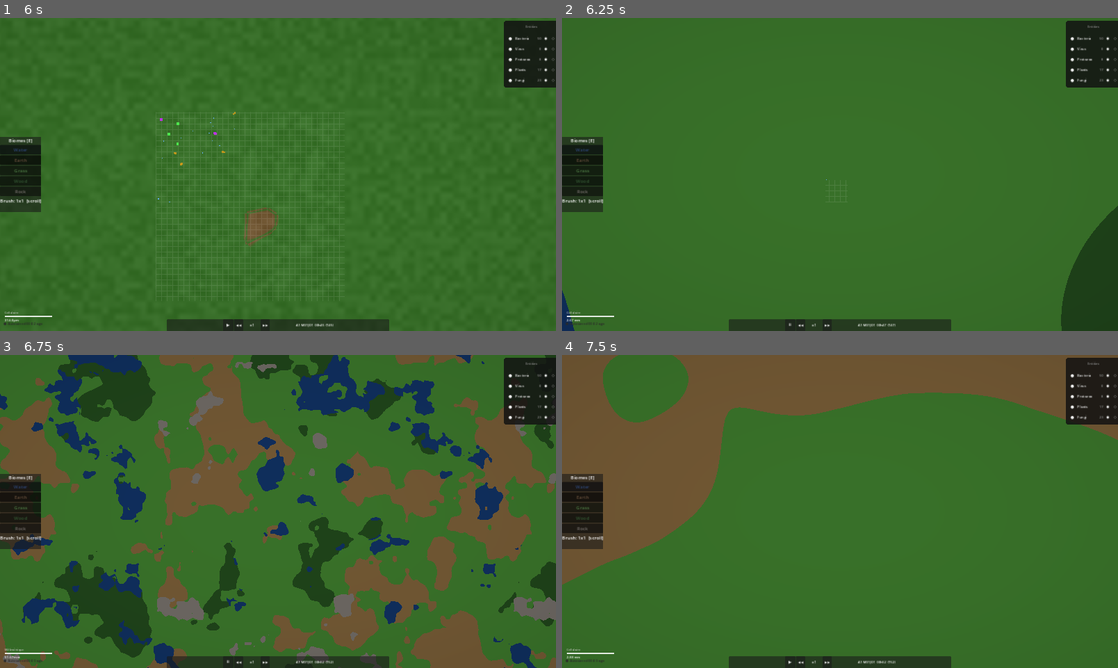
Above: before the commit, frames 1-4 (two rows, left to right).
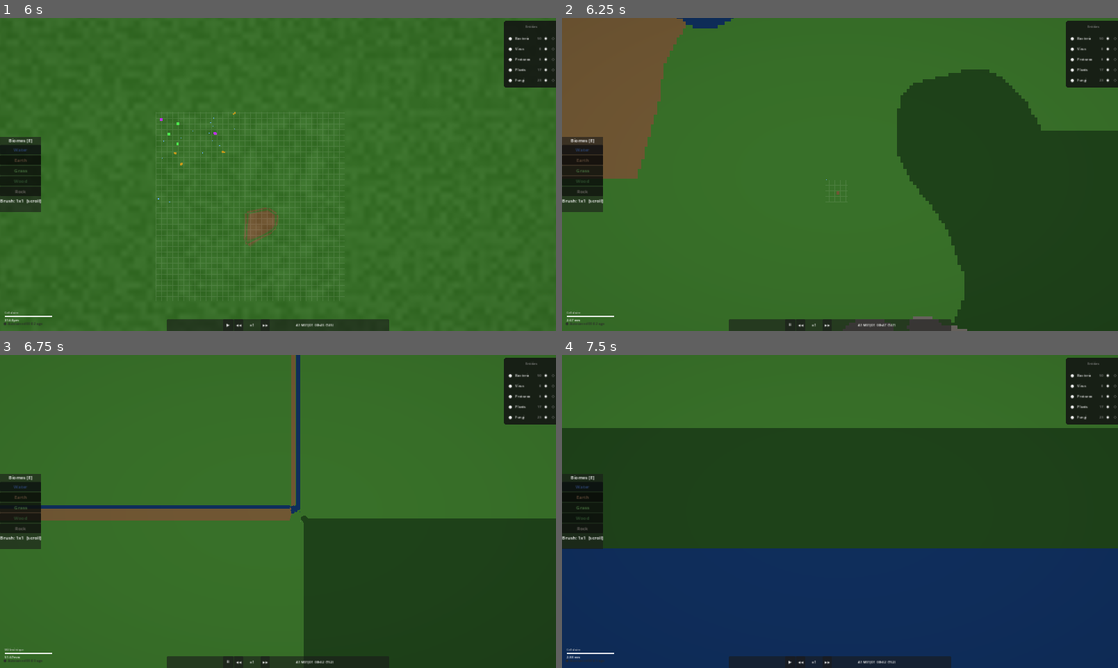
Above: after the commit, the same moments.

Repository: trinityUwU/Primordia
Game: Godot game, scene res://scenes/MainMenu.tscn
The game is run twice, just before and just after one commit, with the same random seed, the same clock (stepped at 60 frames per second) and the same inputs.
Inputs (mouse positions are in pixels of both pictures, inside the frame that each line leads up to):
- Up to frame 1 (6 s): tap Enter at 0.5 s; move the mouse to (400, 158) at 0.52 s; hold D 0.53-1.25 s; tap H at 0.6 s; click (400, 158) at 0.67 s; tap Space at 0.77, 4.52 s; click "New Game" at 1.25 s; click (278, 146) at 2.02 s; type "Alex" at 2.1 s; click "New Game" at 2.75 s; click "Create" at 3.5 s; move the mouse to (166, 190) at 4.27 s; hold S 4.28-5.03 s; tap E at 4.35 s; move the mouse to (333, 105) at 5.02 s; hold D 5.03-5.78 s; tap G at 5.1 s; move the mouse to (250, 237) at 5.77 s; hold W from 5.78 s (still down); tap 1 at 5.85 s; click (250, 237) at 5.92 s
- Up to frame 2 (6.25 s): keep holding W; tap Space at 6.02 s
- Up to frame 3 (6.75 s): move the mouse to (444, 558) at 6.52 s; release W at 6.53 s; hold A from 6.53 s (still down); tap 2 at 6.6 s
- Up to frame 4 (7.5 s): keep holding A; tap Space at 6.77 s; move the mouse to (673, 464) at 7.27 s; tap 3 at 7.35 s

Frame 1 is identical in both runs. In frame 2, 30% of the frame differs, in the area x 0-100%, y 0-100%; in frame 3, 50%; in frame 4, 89%.

Commit message:
fix: BiomeRenderer tex 128px + batch WorldGen.get_biome_rect + jamais get_or_create_chunk + cohérence texture/shader source unique

Diff:
--- a/scripts/autoloads/WorldGen.gd
+++ b/scripts/autoloads/WorldGen.gd
@@ -62,6 +62,27 @@
 	var alt: float = _normalize(_noise_altitude.get_noise_2d(cx, cy))
 	var hum: float = _normalize(_noise_humidity.get_noise_2d(cx, cy))
 	return _biome_from(alt, hum)
+
+
+# Batch fill: returns PackedByteArray of biomes for a rect of chunks
+# Each byte = biome id. Row-major, origin at (ox, oy), size w×h
+func get_biome_rect(ox: int, oy: int, w: int, h: int, overrides: Dictionary) -> PackedByteArray:
+	var data: PackedByteArray = PackedByteArray()
+	data.resize(w * h)
+	var i: int = 0
+	for y in h:
+		for x in w:
+			var coord := Vector2i(ox + x, oy + y)
+			if overrides.has(coord):
+				data[i] = overrides[coord]
+			else:
+				var cx: float = float(coord.x)
+				var cy: float = float(coord.y)
+				var alt: float = _normalize(_noise_altitude.get_noise_2d(cx, cy))
+				var hum: float = _normalize(_noise_humidity.get_noise_2d(cx, cy))
+				data[i] = _biome_from(alt, hum)
+			i += 1
+	return data
 
 
 func _biome_from(alt: float, hum: float) -> int:
--- a/scripts/autoloads/WorldGrid.gd
+++ b/scripts/autoloads/WorldGrid.gd
@@ -92,15 +92,14 @@
 		_chunks[chunk_coord]["last_active"] = _wall_clock
 		return _chunks[chunk_coord]
 
-	# Determine biome: persisted > provided > procedural
+	# Determine biome: manual override > provided > procedural
 	var resolved_biome: int
-	if _biome_map.has(chunk_coord):
-		resolved_biome = _biome_map[chunk_coord]
+	if _biome_overrides.has(chunk_coord):
+		resolved_biome = _biome_overrides[chunk_coord]
 	elif biome >= 0:
 		resolved_biome = biome
 	else:
 		resolved_biome = WorldGen.get_biome(chunk_coord)
-		_biome_map[chunk_coord] = resolved_biome
 
 	var snap: Dictionary = _chunk_snapshots.get(chunk_coord, {})
 	var cells: int = CHUNK_SIZE * CHUNK_SIZE
@@ -144,9 +143,7 @@
 
 
 func get_chunk_biome(chunk_coord: Vector2i) -> int:
-	if not _biome_map.has(chunk_coord):
-		_biome_map[chunk_coord] = WorldGen.get_biome(chunk_coord)
-	return _biome_map[chunk_coord]
+	return _biome_overrides.get(chunk_coord, WorldGen.get_biome(chunk_coord))
 
 
 func update_active_chunks(camera_world_pos: Vector2, active_radius_px: float) -> void:
--- a/scripts/rendering/BiomeRenderer.gd
+++ b/scripts/rendering/BiomeRenderer.gd
@@ -1,13 +1,9 @@
 extends Node2D
 
 const CHUNK_PX: float = WorldGrid.CHUNK_WORLD_SIZE
-const TEX_SIZE: int = 64
-const MARGIN: int = 8
-const REBUILD_COOLDOWN: float = 0.3
-
-# wu_per_px threshold: above this the shader computes biomes from noise directly
-# Below: texture-based with Voronoi borders
-const LOD_PROCEDURAL_THRESHOLD: float = 8.0
+const TEX_SIZE: int = 128   # covers 128×128 chunks — enough even at macro zoom
+const MARGIN: int = 16      # rebuild when camera is within 16 chunks of border
+const REBUILD_COOLDOWN: float = 0.5  # max 2 rebuilds/s
 
 var _image: Image
 var _texture: ImageTexture
@@ -57,21 +53,19 @@
 	var zoom: float = camera.zoom.x
 	var wu_per_px: float = 1.0 / zoom
 
-	# Only rebuild texture when in texture-based LOD range
-	if wu_per_px <= LOD_PROCEDURAL_THRESHOLD:
-		var center_chunk: Vector2i = WorldGrid.world_to_chunk(cam_pos)
-		var needs_rebuild: bool = _dirty
-		if not needs_rebuild:
-			var rel: Vector2i = center_chunk - _tex_origin
-			needs_rebuild = (
-				rel.x < MARGIN or rel.x >= TEX_SIZE - MARGIN or
-				rel.y < MARGIN or rel.y >= TEX_SIZE - MARGIN
-			)
-		if needs_rebuild and _cooldown <= 0.0:
-			_dirty = false
-			_cooldown = REBUILD_COOLDOWN
-			_tex_origin = center_chunk - Vector2i(TEX_SIZE / 2, TEX_SIZE / 2)
-			_rebuild_texture()
+	var center_chunk: Vector2i = WorldGrid.world_to_chunk(cam_pos)
+	var needs_rebuild: bool = _dirty
+	if not needs_rebuild:
+		var rel: Vector2i = center_chunk - _tex_origin
+		needs_rebuild = (
+			rel.x < MARGIN or rel.x >= TEX_SIZE - MARGIN or
+			rel.y < MARGIN or rel.y >= TEX_SIZE - MARGIN
+		)
+	if needs_rebuild and _cooldown <= 0.0:
+		_dirty = false
+		_cooldown = REBUILD_COOLDOWN
+		_tex_origin = center_chunk - Vector2i(TEX_SIZE / 2, TEX_SIZE / 2)
+		_rebuild_texture()
 
 	var vp_size: Vector2 = get_viewport().get_visible_rect().size
 	_mat.set_shader_parameter("biome_tex", _texture)
@@ -85,20 +79,13 @@
 
 
 func _rebuild_texture() -> void:
+	# Batch call — single GDScript loop in WorldGen, no per-chunk overhead
+	var raw: PackedByteArray = WorldGen.get_biome_rect(
+		_tex_origin.x, _tex_origin.y, TEX_SIZE, TEX_SIZE, WorldGrid._biome_overrides)
+	# Convert biome ids (0-4) to R8 pixel values (0-255)
 	var data: PackedByteArray = PackedByteArray()
 	data.resize(TEX_SIZE * TEX_SIZE)
-	var bmap: Dictionary = WorldGrid._biome_map
-	var i: int = 0
-	for py in TEX_SIZE:
-		for px in TEX_SIZE:
-			var coord: Vector2i = Vector2i(_tex_origin.x + px, _tex_origin.y + py)
-			var biome: int
-			if bmap.has(coord):
-				biome = bmap[coord]
-			else:
-				biome = WorldGen.get_biome(coord)
-				bmap[coord] = biome
-			data[i] = int(float(biome) / 4.0 * 255.0 + 0.5)
-			i += 1
+	for i in raw.size():
+		data[i] = int(float(raw[i]) / 4.0 * 255.0 + 0.5)
 	_image = Image.create_from_data(TEX_SIZE, TEX_SIZE, false, Image.FORMAT_R8, data)
 	_texture.update(_image)
--- a/shaders/biome.gdshader
+++ b/shaders/biome.gdshader
@@ -210,8 +210,9 @@
 	vec3 final_color;
 
 	if (wu_per_px > 8.0) {
-		// Ultra-LOD: compute biome directly from GLSL noise — zero GDScript, zero texture rebuild
-		int b = biome_from_noise(chunk_f);
+		// Ultra-LOD: sample texture directly (nearest chunk), flat color — zero Voronoi
+		ivec2 tc = clamp(base - ivec2(tex_origin), ivec2(0), ivec2(ts - 1));
+		int b    = int(round(texelFetch(biome_tex, tc, 0).r * 4.0));
 		final_color = biome_color_flat(b);
 
 	} else {
